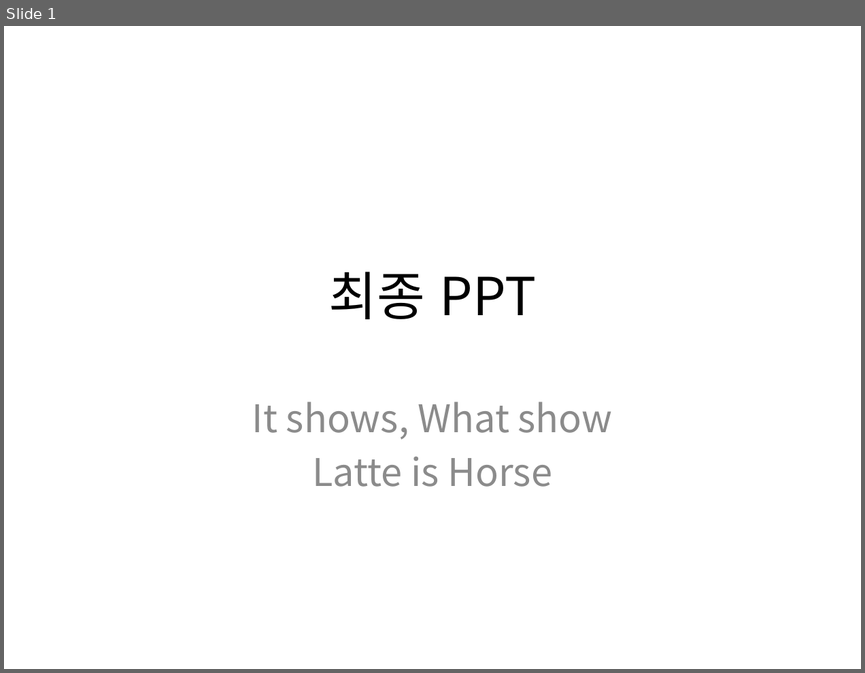
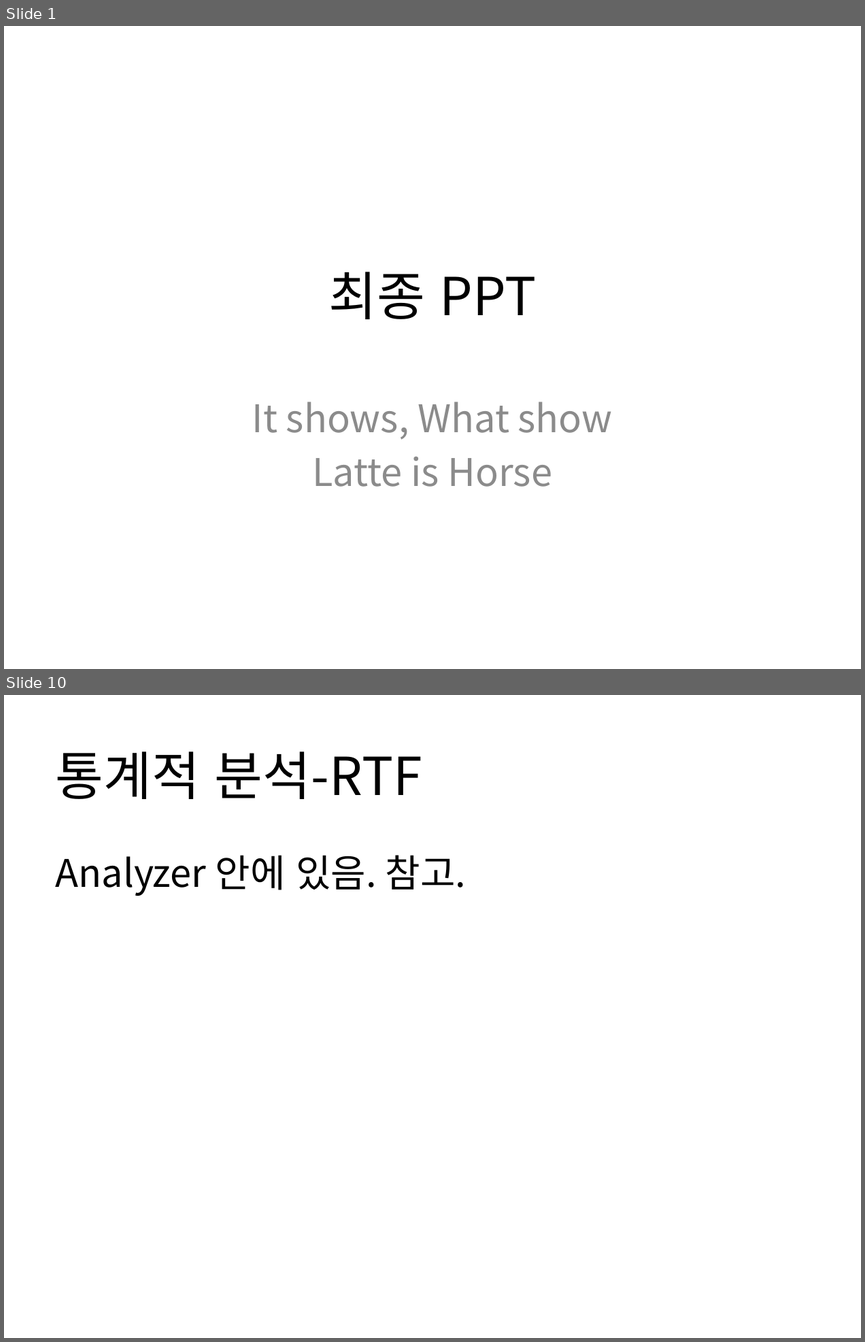
Before and after one commit to HaYongdae/issuewhatshow, a slide deck: doc/최종 PPT.pptx. Shown one above the other, each under a label of ours: slide 1 before the commit, slides 1 and 10 after it; the slides between them are not shown. The pictures are 865x673 and 865x1342 pixels, drawn with LibreOffice and Linux fonts; fonts in the diff are those of the drawing. Boxes give left, top, right and bottom in pixels: in the first picture for what was removed or moved away, otherwise in the second. Text is boxed around its words. In the diff, an @@ line names an element or a change of style, - is before the commit and + after.

```diff
--- a/doc/최종 PPT.pptx
+++ b/doc/최종 PPT.pptx
@@ slide 10 added at (x1=4, y1=695, x2=861, y2=1338), background #FFFFFF @@
@@ title added at (x1=56, y1=751, x2=422, y2=799), 44 pt, text #000000 @@
+통계적 분석-RTF
@@ text added at (x1=56, y1=855, x2=466, y2=896), 32 pt, text #000000 @@
+Analyzer 안에 있음. 참고.
```
Also in this commit, not shown: 10 other slides added.
